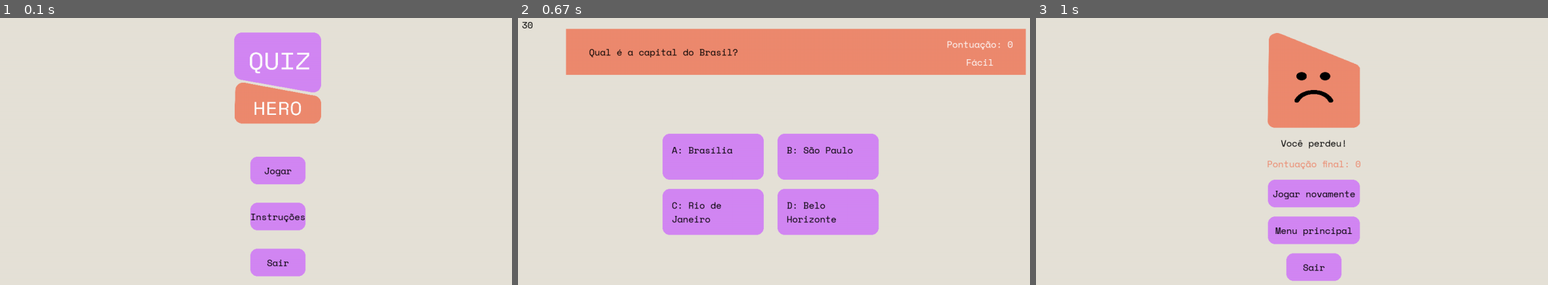
Above: before the commit, frames 1-3 (left to right).
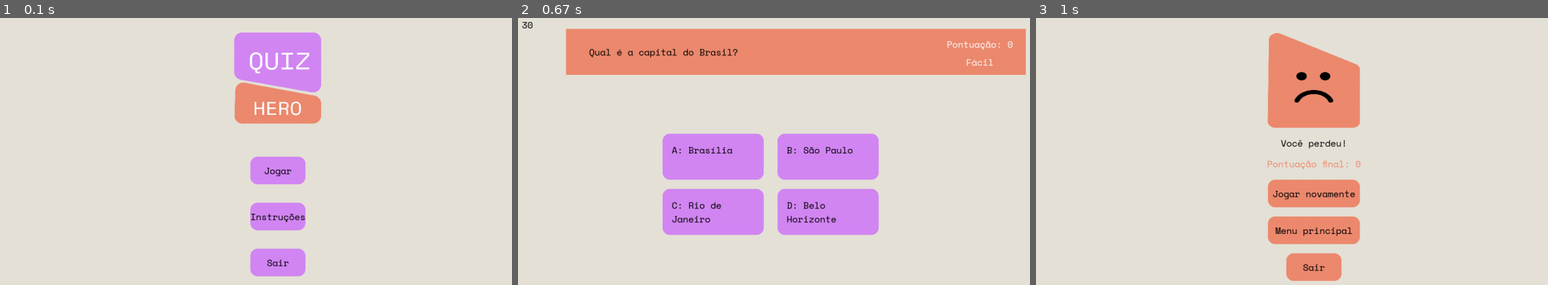
Above: after the commit, the same moments.

Repository: insper-classroom/devlife-23-1-projeto-pygame-jonas-pelegrina-gabriel-mendes
Game: pygame game, started from game/jogo.py
Two runs of this game, one before a commit and one after it. Both use one fixed random seed, a clock stepped at 60 frames per second and the inputs below.
Inputs (mouse positions are in pixels of both pictures, inside the frame that each line leads up to):
- Up to frame 1 (0.1 s): no input
- Up to frame 2 (0.67 s): click (774, 175) at 0.38 s
- Up to frame 3 (1 s): click "C: Rio de" at 0.72 s

Frames 1-2 are identical in both runs. In frame 3, 4.8% of the frame differs, in the area x 45-64%, y 60-99%.

Commit message:
Atualizada classe de botões e código do jogo atualizado.

Diff:
--- a/game/classes_e_objetos.py
+++ b/game/classes_e_objetos.py
@@ -3,11 +3,12 @@
 
 
 class Botao:
-    def __init__(self, x, y, largura, altura):
+    def __init__(self, x, y, largura, altura, cor):
         self.x = x
         self.y = y
         self.largura = largura
         self.altura = altura
+        self.cor = cor
 
     def verifica_clique(self, x, y):
         if self.x <= x <= self.x + self.largura and self.y <= y <= self.y + self.altura:
@@ -16,6 +17,6 @@
 
     def desenha(self, window, pressed):
         if pressed == False:
-            draw.rect(window, ROXO, (self.x, self.y, self.largura, self.altura), border_radius = 15)
+            draw.rect(window, self.cor, (self.x, self.y, self.largura, self.altura), border_radius = 15)
         else:
             draw.rect(window, LARANJA, (self.x, self.y, self.largura, self.altura), border_radius = 15)
--- a/game/jogo.py
+++ b/game/jogo.py
@@ -39,9 +39,9 @@
 
 
         # Cria botões
-        botao_jogar = Botao(x, y, largura, altura)
-        botao_instrucoes = Botao(x, y + 100, largura, altura)
-        botao_sair = Botao(x, y + 200, largura, altura)
+        botao_jogar = Botao(x, y, largura, altura, ROXO)
+        botao_instrucoes = Botao(x, y + 100, largura, altura, ROXO)
+        botao_sair = Botao(x, y + 200, largura, altura, ROXO)
         botoes.append(botao_jogar)
         botoes.append(botao_instrucoes)
         botoes.append(botao_sair)
@@ -102,7 +102,7 @@
             y = 550
 
             # Cria e desenha botão
-            botao_voltar = Botao(x, y, largura, altura)
+            botao_voltar = Botao(x, y, largura, altura, ROXO)
             botao_voltar.desenha(window, False)
 
 
@@ -124,10 +124,10 @@
 
             # Cria botões
             botoes_jogo = []
-            botao_a = Botao(350, 300, 220, 100)
-            botao_b = Botao(600, 300 ,220, 100)
-            botao_c = Botao(350, 420, 220, 100)
-            botao_d = Botao(600, 420, 220, 100)
+            botao_a = Botao(350, 300, 220, 100, ROXO)
+            botao_b = Botao(600, 300 ,220, 100, ROXO)
+            botao_c = Botao(350, 420, 220, 100, ROXO)
+            botao_d = Botao(600, 420, 220, 100, ROXO)
             botoes_jogo.append(botao_a)
             botoes_jogo.append(botao_b)
             botoes_jogo.append(botao_c)
@@ -187,9 +187,9 @@
 
 
             # Cria botões
-            botao_jogar_novamente = Botao(x, y, largura, altura)
-            botao_menu_principal = Botao(x, y + 80, largura, altura)
-            botao_sair = Botao(WIDTH/2 - 120/2, y + 160, 120, altura)
+            botao_jogar_novamente = Botao(x, y, largura, altura, LARANJA)
+            botao_menu_principal = Botao(x, y + 80, largura, altura, LARANJA)
+            botao_sair = Botao(WIDTH/2 - 120/2, y + 160, 120, altura, LARANJA)
             botoes.append(botao_jogar_novamente)
             botoes.append(botao_menu_principal)
             botoes.append(botao_sair)
@@ -229,9 +229,9 @@
 
 
             # Cria botões
-            botao_jogar_novamente = Botao(x, y, largura, altura)
-            botao_menu_principal = Botao(x, y + 80, largura, altura)
-            botao_sair = Botao(WIDTH/2 - 120/2, y + 160, 120, altura)
+            botao_jogar_novamente = Botao(x, y, largura, altura, ROXO)
+            botao_menu_principal = Botao(x, y + 80, largura, altura, ROXO)
+            botao_sair = Botao(WIDTH/2 - 120/2, y + 160, 120, altura, ROXO)
             botoes.append(botao_jogar_novamente)
             botoes.append(botao_menu_principal)
             botoes.append(botao_sair)
